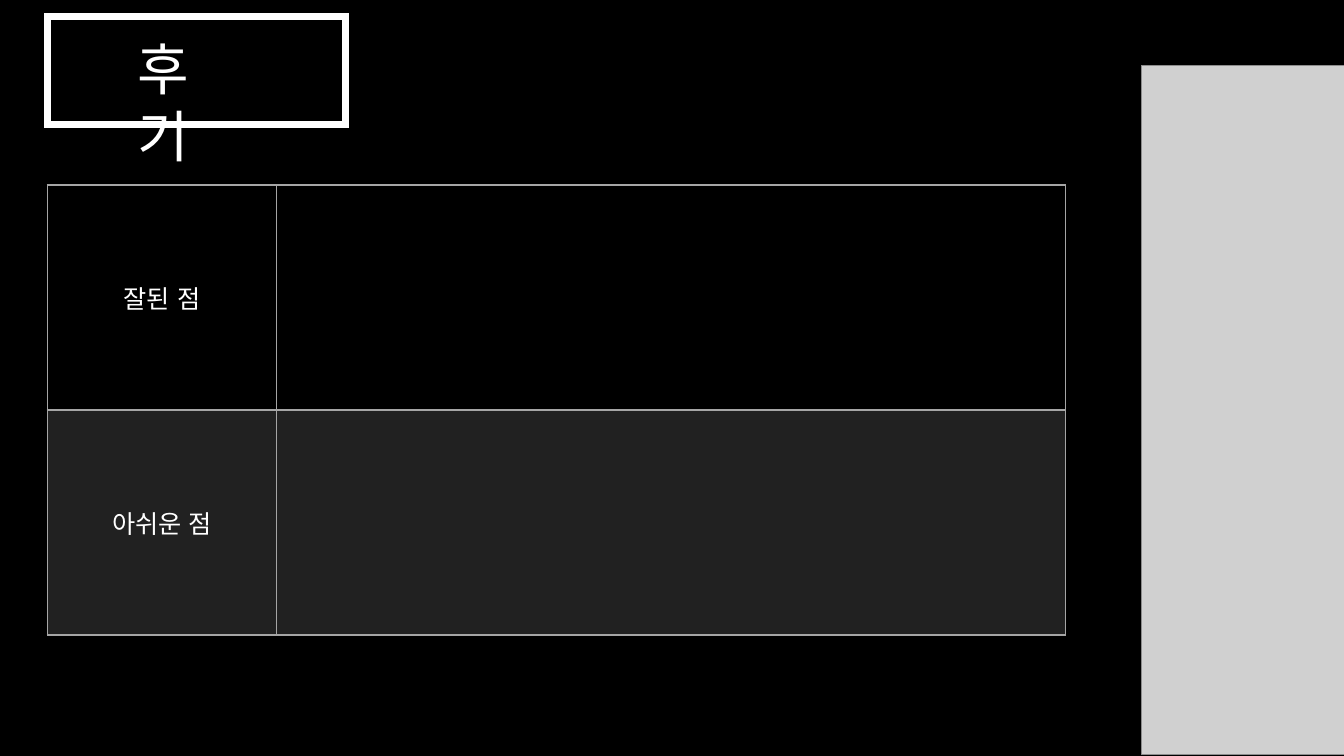
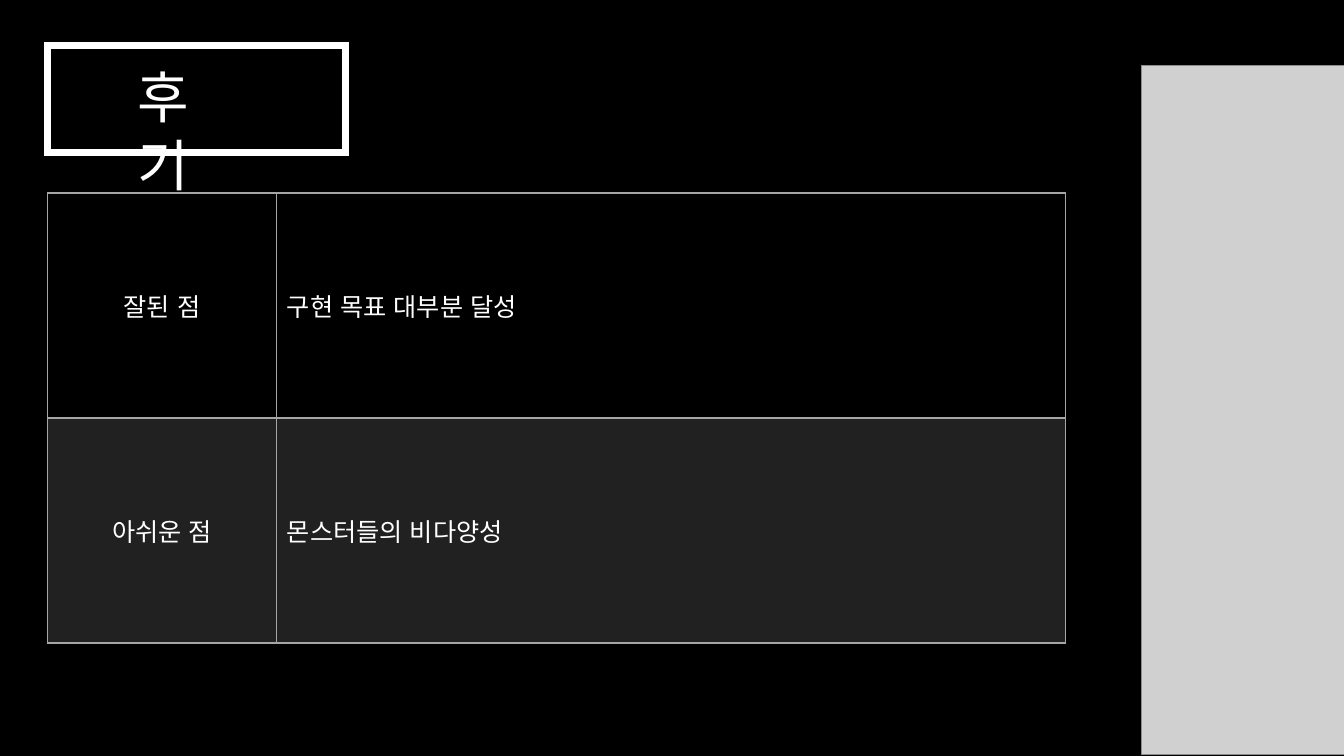
Before and after one commit to Nemonom/Lemongrab, a slide deck: slide 4 of 4차발표/4차발표.pptx (slide 5 before the commit). Drawn at 1344x756 pixels with LibreOffice and Linux fonts; fonts in the diff are those of the drawing; grey boxes stand for pictures. Boxes give left, top, right and bottom in pixels: in the first picture for what was removed or moved away, otherwise in the second. Text is boxed around its words. In the diff, an @@ line names an element or a change of style, - is before the commit and + after.

Commit message:
ppt

```diff
--- a/4차발표/4차발표.pptx
+++ b/4차발표/4차발표.pptx
@@ rectangle: place and size @@
-rectangle at bbox=[47, 17, 346, 124]
+rectangle at bbox=[47, 46, 346, 153]
@@ text "후 기" rewrapped from bbox=[138, 43, 190, 162] to bbox=[138, 71, 190, 194] @@
@@ table at bbox=[47, 194, 1067, 643] @@
-row 1, column 2: 
+row 1, column 2: 구현 목표 대부분 달성
-row 2, column 2: 
+row 2, column 2: 몬스터들의 비다양성
@@ table: place and size @@
-table at bbox=[47, 186, 1067, 635]
+table at bbox=[47, 194, 1067, 643]
```
Also in this commit, not shown: 1 slide removed.
